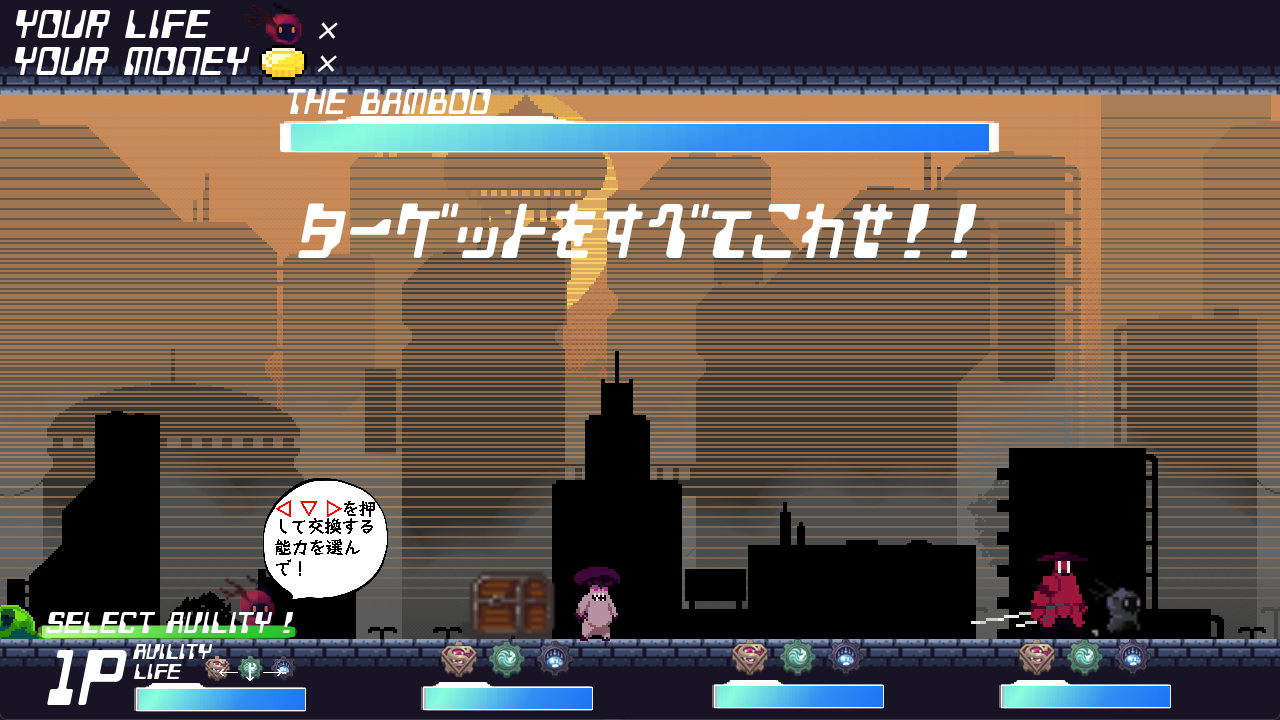
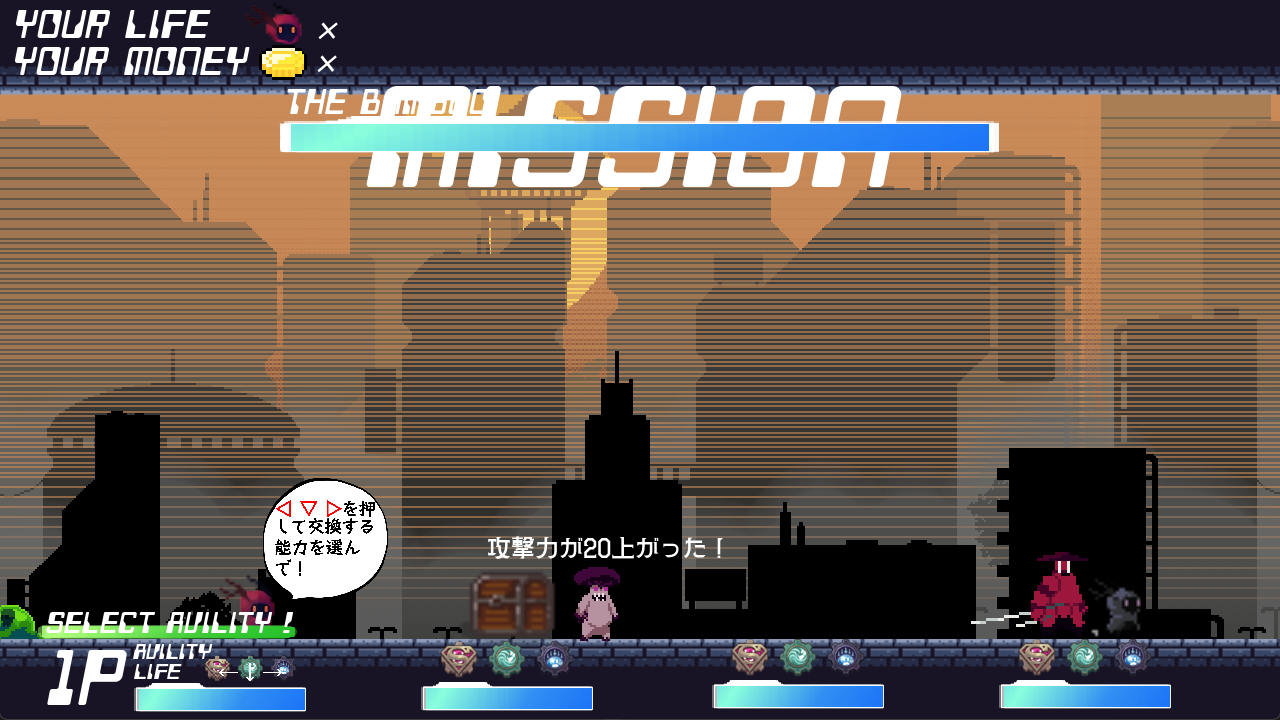
The second 1280 × 720 image is a revision of the first. Changes to its layers:
removed layer "ターゲットをすべてこわせ！！" over [298, 203, 977, 258]
added layer "攻撃力が20上がった！" above "Mission.png" over [488, 536, 723, 559]
added layer "Mission.png" above "× #1" over [366, 86, 902, 187]